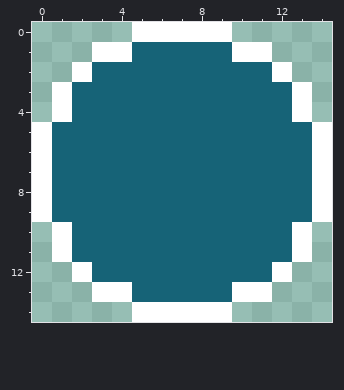
Pixel-art file: sprites/slider-grabber.aseprite. Above: the version before the commit.
15x15 pixels, 1 frame.
And afterwards:
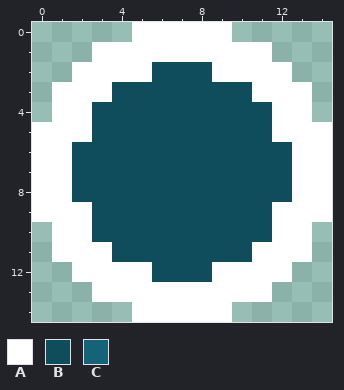
Palette (. is transparent): A #ffffff  B #0f4c5c  C #166377
Author's note on the commit: Fixed button and slider colors
Change:
layer "Normal" now shown
layer "Highlight" now hidden
Changed rows in their new state; - is an unchanged pixel.
first column x 1:
 1 ----AAAAA----
 2 --AAABBBAAA--
 3 -AABBBBBBBAA-
 4 -ABBBBBBBBBA-
 5 AABBBBBBBBBAA
 6 ABBBBBBBBBBBA
 7 ABBBBBBBBBBBA
 8 ABBBBBBBBBBBA
 9 AABBBBBBBBBAA
10 -ABBBBBBBBBA-
11 -AABBBBBBBAA-
12 --AAABBBAAA--
13 ----AAAAA----
Changed places in both pictures, as pixel boxes (x1, y1, x2, y2):
changed: (52, 42, 312, 302)
